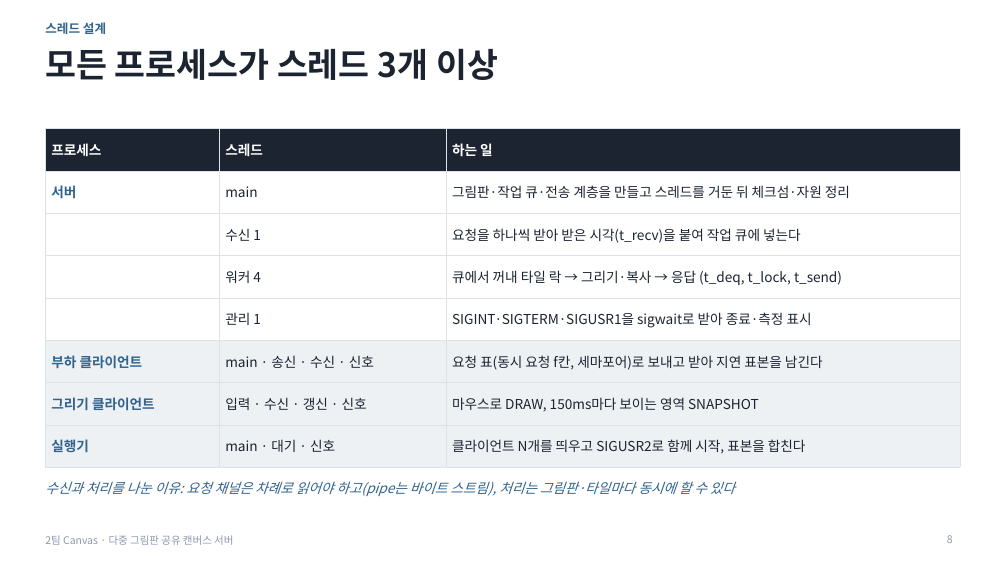
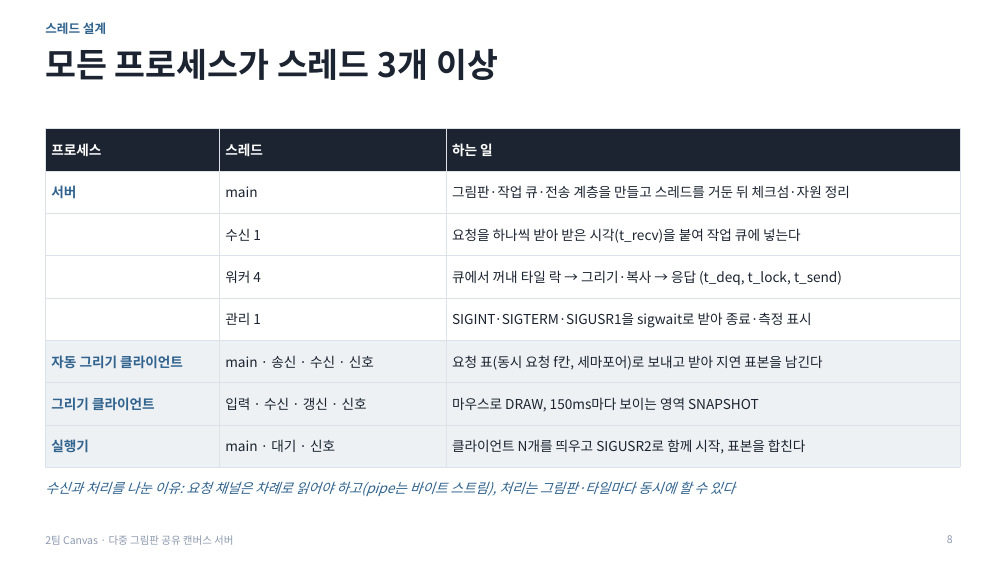
Before and after one commit to unix-ipc-canvas/canvas, a slide deck: slide 8 of docs/submission/발표자료.pptx. Drawn at 1008x567 pixels with LibreOffice and Linux fonts; fonts in the diff are those of the drawing. Boxes give left, top, right and bottom in pixels: in the first picture for what was removed or moved away, otherwise in the second. Text is boxed around its words. In the diff, an @@ line names an element or a change of style, - is before the commit and + after.

Commit message:
docs: 제출물 전체 검토 반영 — 최종보고서·발표자료·대본 다시 만들기
자동 그리기 클라이언트로 이름을 바꾸고, 작업 표현을 정리한 내용을 최종보고서·발표자료·대본에 반영. 검토에서 찾은 어긋남을 고침: 측정 환경의 메모리(약 15GiB)·커널(1단계 보강은 7.0.0-44) 표기, 대본의 투입 시간(153시간, 보고서·발표자료와 같게 작업 기록에서 계산), 2단계 측정 조건 문장의 범위, 실행 결과 슬라이드 제목. AI 활용 기록과 대화 기록에 이번 요청을 덧붙임. Refs #93

```diff
--- a/docs/submission/발표자료.pptx
+++ b/docs/submission/발표자료.pptx
@@ table at (45,129,960,458) @@
-row 6, column 1: 부하 클라이언트
+row 6, column 1: 자동 그리기 클라이언트
```
Also in this commit, not shown: 6 other slides changed, 4 other files.
